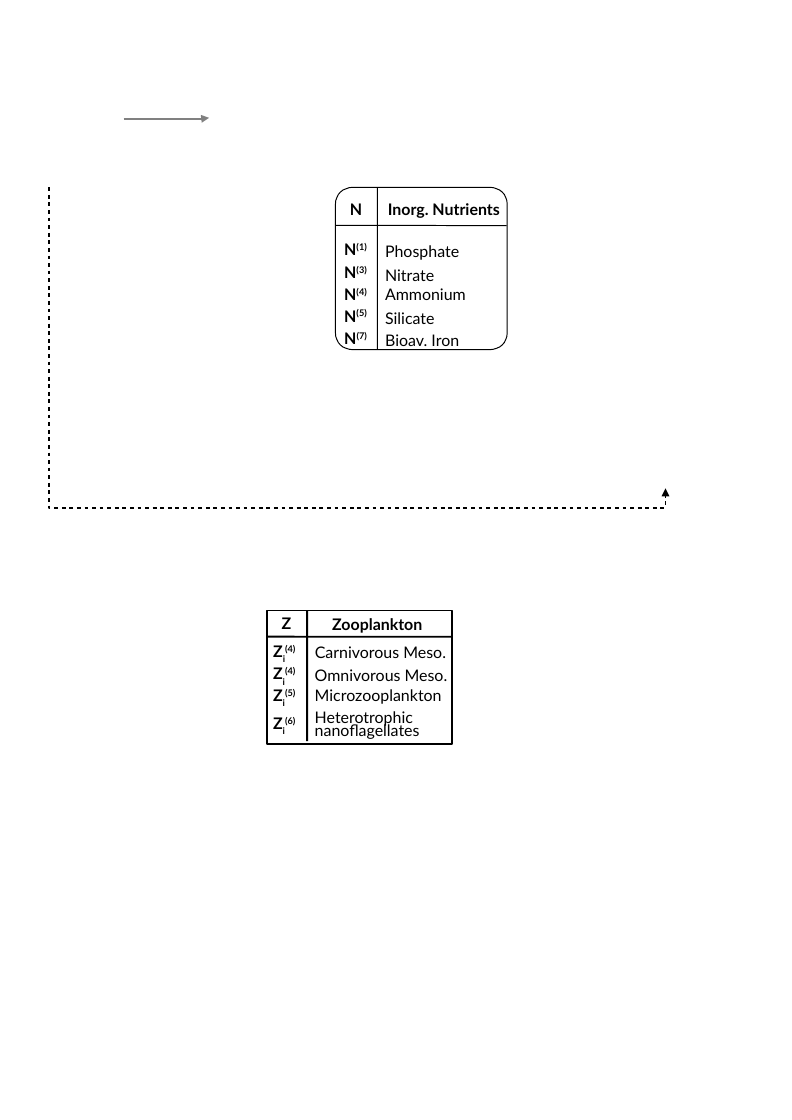
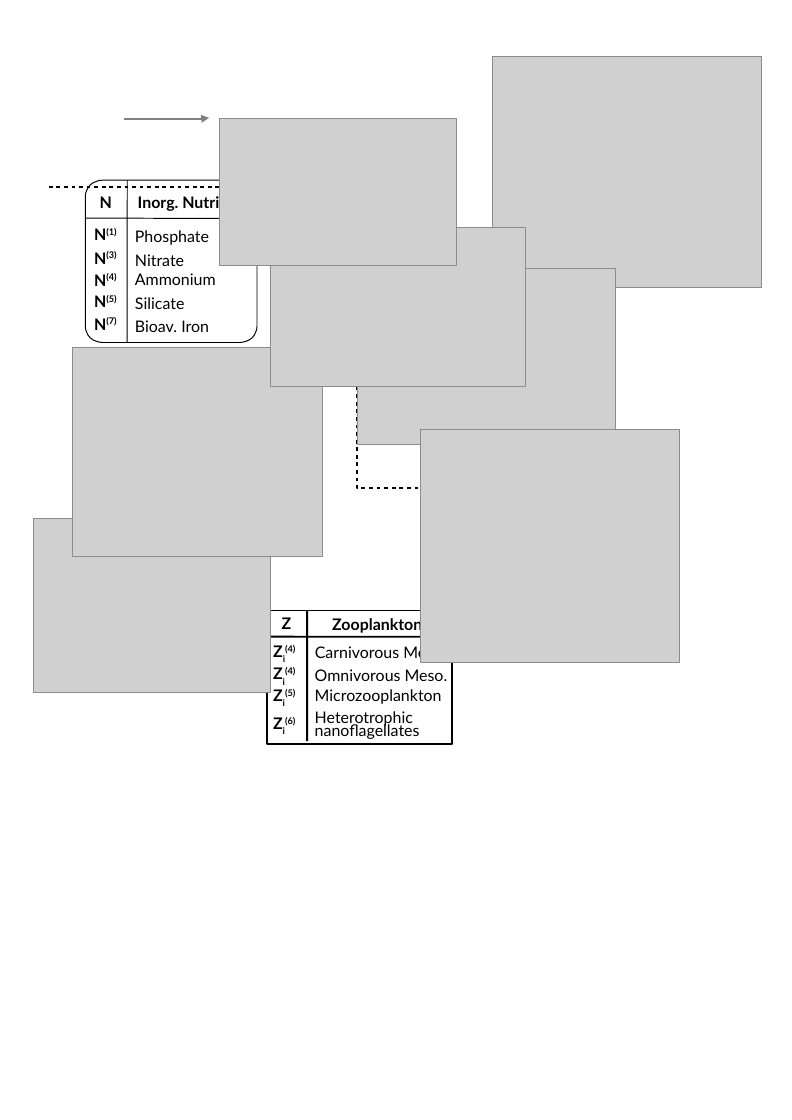
Before and after one commit to marco-zavatarelli/BFM17-56, a slide deck: slide 5 of doc/schemes/bfm_scheme_V5_pelagic.odp (slide 2 before the commit). Drawn at 792x1120 pixels with LibreOffice and Linux fonts; fonts in the diff are those of the drawing; grey boxes stand for pictures. Boxes give left, top, right and bottom in pixels: in the first picture for what was removed or moved away, otherwise in the second. Text is boxed around its words. In the diff, an @@ line names an element or a change of style, - is before the commit and + after.

```diff
--- a/doc/schemes/bfm_scheme_V5_pelagic.odp
+++ b/doc/schemes/bfm_scheme_V5_pelagic.odp
@@ picture added at [493, 57, 761, 288] @@
@@ picture added at [220, 119, 457, 265] @@
@@ elbow arrow (49, 188) - (666, 488): route changed @@
@@ freeform shape: place and size @@
-freeform shape at [335, 188, 507, 350]
+freeform shape at [85, 180, 257, 342]
@@ line moved from (377, 350) - (377, 188) to (127, 343) - (127, 180) @@
@@ 2 texts, 1 line: place and size @@
-2 texts, 1 line at [335, 203, 507, 226]
+2 texts, 1 line at [85, 194, 257, 218]
@@ picture added at [270, 227, 526, 387] @@
@@ picture added at [358, 269, 616, 444] @@
@@ 10 texts: place and size @@
-10 texts at [344, 243, 466, 350]
+10 texts at [94, 228, 216, 332]
@@ picture added at [73, 348, 323, 556] @@
@@ picture added at [420, 429, 680, 662] @@
@@ picture added at [34, 518, 270, 692] @@
```
Also in this commit, not shown: 1 other slide changed, 3 slides added, 2 other files.
